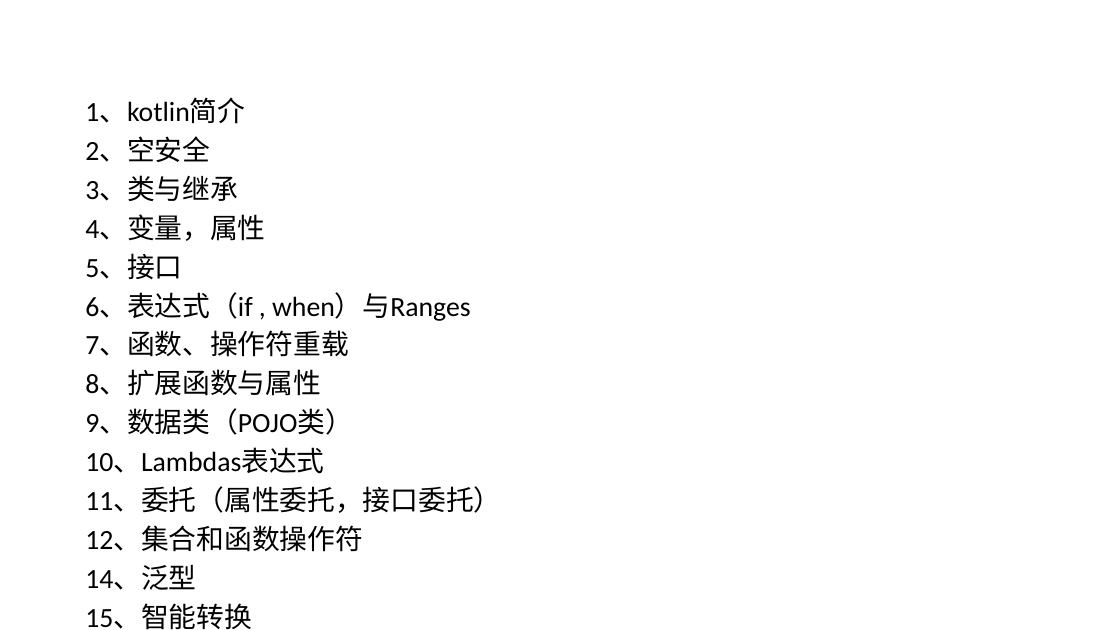
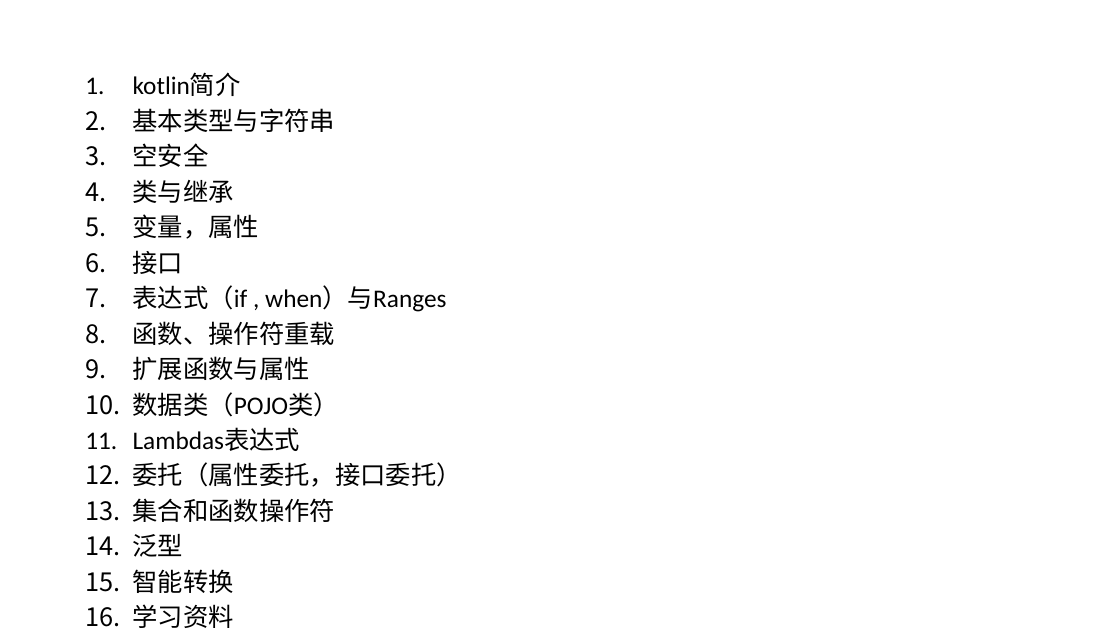
Before and after one commit to shenbibo/KotlinWeather, a slide deck: slide 2 of docs/初探kotlin - 副本.pptx. Drawn at 1120x630 pixels with LibreOffice and Linux fonts; fonts in the diff are those of the drawing; background and template pictures are left out. Boxes give left, top, right and bottom in pixels: in the first picture for what was removed or moved away, otherwise in the second. Text is boxed around its words. In the diff, an @@ line names an element or a change of style, - is before the commit and + after.

Commit message:
添加基本类型和字符串

```diff
--- a/docs/初探kotlin - 副本.pptx
+++ b/docs/初探kotlin - 副本.pptx
@@ text at <box>133,74,462,593</box>: text changed; size 23.8 to 21.7 pt @@
-1、kotlin简介
-2、空安全
-3、类与继承
-4、变量，属性
-5、接口
-6、表达式（if , when）与Ranges
-7、函数、操作符重载
-8、扩展函数与属性
-9、数据类（POJO类）
-10、Lambdas表达式
-11、委托（属性委托，接口委托）
-12、集合和函数操作符
-14、泛型
-15、智能转换
-16、学习资料
+1. kotlin简介
+2. 基本类型与字符串
+3. 空安全
+4. 类与继承
+5. 变量，属性
+6. 接口
+7. 表达式（if , when）与Ranges
+8. 函数、操作符重载
+9. 扩展函数与属性
+10. 数据类（POJO类）
+11. Lambdas表达式
+12. 委托（属性委托，接口委托）
+13. 集合和函数操作符
+14. 泛型
+15. 智能转换
+16. 学习资料
```
Also in this commit, not shown: 5 other slides changed, 2 slides added, 1 slide removed, 1 other file.
